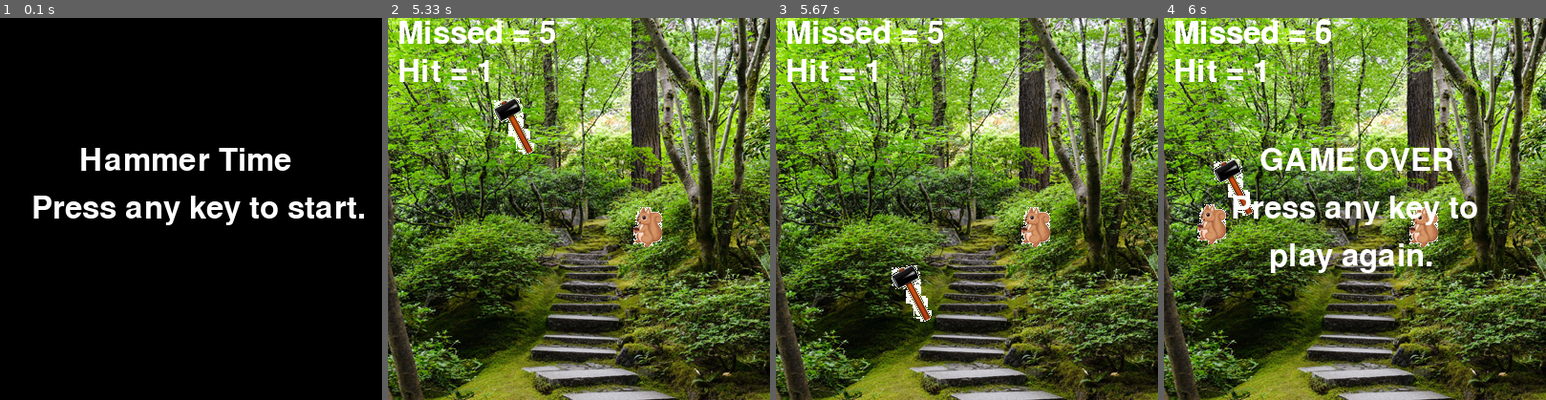
Above: before the commit, frames 1-4 (left to right).
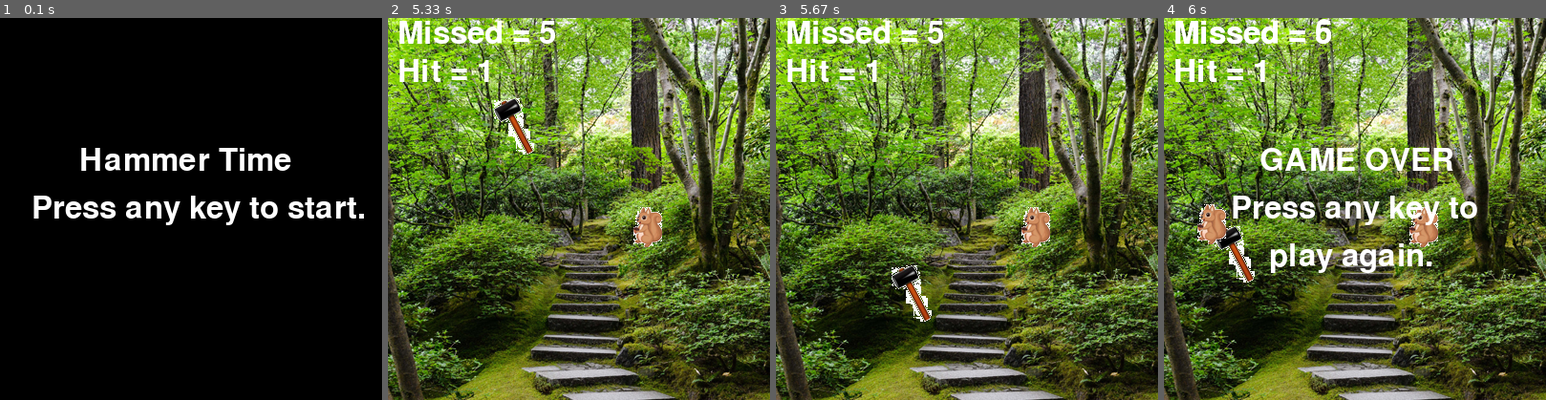
Above: after the commit, the same moments.

Repository: ihrom/HammerTimePygame
Game: pygame game, started from hammertime.py
Same seed, same stepped clock (60 frames per second), same inputs: the game is played once before the commit and once after it.
Inputs (mouse positions are in pixels of both pictures, inside the frame that each line leads up to):
- Up to frame 1 (0.1 s): no input
- Up to frame 2 (5.33 s): tap Enter at 0.33 s; press the mouse at (624, 243) at 0.7 s; move the mouse to (548, 155) at 0.8 s; release the mouse at (479, 67) at 0.93 s; click (456, 254) at 1.05 s; press the mouse at (456, 254) at 1.37 s; move the mouse to (579, 224) at 1.47 s; release the mouse at (697, 201) at 1.6 s; press the mouse at (456, 254) at 1.7 s; move the mouse to (559, 186) at 1.8 s; release the mouse at (663, 117) at 1.93 s; press the mouse at (456, 254) at 2.03 s; move the mouse to (449, 186) at 2.13 s; release the mouse at (437, 117) at 2.27 s; press the mouse at (456, 254) at 2.37 s; move the mouse to (510, 296) at 2.47 s; release the mouse at (563, 342) at 2.6 s; press the mouse at (456, 254) at 2.7 s; move the mouse to (533, 220) at 2.8 s; release the mouse at (609, 186) at 2.93 s; press the mouse at (456, 254) at 3.03 s; move the mouse to (525, 281) at 3.13 s; release the mouse at (594, 312) at 3.27 s; press the mouse at (456, 254) at 3.37 s; move the mouse to (510, 205) at 3.47 s; release the mouse at (563, 159) at 3.6 s; press the mouse at (456, 254) at 3.7 s; move the mouse to (498, 163) at 3.8 s; release the mouse at (540, 75) at 3.93 s; press the mouse at (456, 254) at 4.03 s; move the mouse to (456, 251) at 4.13 s; release the mouse at (456, 247) at 4.27 s; press the mouse at (456, 254) at 4.37 s; move the mouse to (548, 231) at 4.47 s; release the mouse at (636, 209) at 4.6 s; press the mouse at (456, 254) at 4.7 s; move the mouse to (536, 273) at 4.8 s; release the mouse at (617, 296) at 4.93 s; press the mouse at (456, 254) at 5.03 s; move the mouse to (487, 189) at 5.13 s; release the mouse at (514, 124) at 5.27 s
- Up to frame 3 (5.67 s): press the mouse at (844, 254) at 5.37 s; move the mouse to (879, 273) at 5.47 s; release the mouse at (909, 293) at 5.6 s
- Up to frame 4 (6 s): press the mouse at (1232, 254) at 5.7 s; move the mouse to (1232, 186) at 5.8 s; release the mouse at (1232, 121) at 5.93 s

Frames 1-3 are identical in both runs. In frame 4, 1.2% of the frame differs, in the area x 13-24%, y 37-70%.

Commit message:
Added comments and cleaned up code

Diff:
--- a/hammertime.py
+++ b/hammertime.py
@@ -1,15 +1,52 @@
-# Hammer Time
-# by Ivan Hromada and Derek Uskert
+######################################
+########   Hammer Time   #############
+## by Ivan Hromada and Derek Uskert ##
+######################################
 
+#Import standard libraries
 import pygame, sys, random
+#Import constants like KEYDOWN, MOUSEMOTION, etc.
 from pygame.locals import *
 
+#Set some game constants
 TEXTCOLOR = (255,255,255)
 GAMEFPS = 30
-GAMEWINDOW = (400,400)   #Must be same size as background image.
 
+#Always need to initialize pygame
 pygame.init()
 
+#Prepare game window variable and caption
+gameSurface = pygame.display.set_mode((400,400))
+pygame.display.set_caption('Hammer Time')
+
+#Hide mouse over screen
+pygame.mouse.set_visible(False)
+
+#Initialize game speed variable(FPS)
+#Initialize random clock variable
+gameClock = pygame.time.Clock()
+randomClock = pygame.time.Clock()
+
+#Want to prepare the sound files here.
+
+
+#Set location of background image and text
+background_position = [0,0]
+gametitle_position = [(400/3)-50,(400/3)]
+gamestart_position = [(400/3)-100,(400/3)+50]
+
+#Load images and properties
+hammerImage = pygame.image.load('hammer1.png')
+hammerImage.set_colorkey((255,255,255))
+hammerRect = hammerImage.get_rect()
+squirrelImage = pygame.image.load('squirrel.png')
+squirrelImage.set_colorkey((255,255,255))
+squirrelRect = squirrelImage.get_rect()
+#Background image must be same size as window
+backgroundImage = pygame.image.load('forest1.png')
+
+#Define function to start game with KEYDOWN
+#Exits game if esc or close is chosen
 def presstostart():
     while True:
         for event in pygame.event.get():
@@ -22,79 +59,62 @@
                     sys.exit()
                 return
 
+#Initialize game font
+gamefont = pygame.font.SysFont(None, 48)
+
+#Put title and text on game window
+gametitleobj = gamefont.render('Hammer Time', 1, TEXTCOLOR)
+gameSurface.blit(gametitleobj, gametitle_position)
+gamestartobj = gamefont.render('Press any key to start.', 1, TEXTCOLOR)
+gameSurface.blit(gamestartobj, gamestart_position)
+
+#Display window on screen
+pygame.display.update()
+
+presstostart()
+
+#Define main game loop
 def main():
-    gameClock = pygame.time.Clock()
-    randomClock = pygame.time.Clock()
+    done = False
 
-    hammerImage = pygame.image.load('hammer1.png')
-    hammerImage.set_colorkey((255,255,255))
-    hammerRect = hammerImage.get_rect()
-    squirrelImage = pygame.image.load('squirrel.png')
-    squirrelImage.set_colorkey((255,255,255))
-    squirrelRect = squirrelImage.get_rect()
-    forestImage = pygame.image.load('forest1.png')
-    forestRect = forestImage.get_rect()
-
-    gameSurface = pygame.display.set_mode(GAMEWINDOW)
-    pygame.display.set_caption('Hammer Time')
-    pygame.mouse.set_visible(False)
-
-    gamefont = pygame.font.SysFont(None, 48)
-
-    gametitleobj = gamefont.render('Hammer Time', 1, TEXTCOLOR)
-    gametitlerect = gametitleobj.get_rect()
-    gametitlerect.topleft = ((GAMEWINDOW[0]/3)-50, (GAMEWINDOW[1]/3))
-    gameSurface.blit(gametitleobj, gametitlerect)
-
-    gamestartobj = gamefont.render('Press any key to start.',1, TEXTCOLOR)
-    gamestartrect = gamestartobj.get_rect()
-    gamestartrect.topleft = ((GAMEWINDOW[0]/3)-100, (GAMEWINDOW[1]/3)+50)
-    gameSurface.blit(gamestartobj, gamestartrect)
-
-    pygame.display.update()
-    presstostart()
-
-    while True:
+    while not done:
         missedsquirrels = 0
         hitsquirrels = 0
-        hammerRect.topleft = (GAMEWINDOW[0]/2, GAMEWINDOW[1]/2)
-        squirrelRect.topleft = (random.randint(0, GAMEWINDOW[0]-40), random.randint(0,GAMEWINDOW[1]-40))
-        moveLeft = moveRight = moveUp = moveDown = False
+
+        hammerRect.topleft = (400/2, 400/2)
+        squirrelRect.topleft = (random.randint(0, 400-40), random.randint(0,400-40))
         randomTime = random.randint(2000,3000)
         randomTimer = 0
 
-        while True:
-            gameClock.tick(GAMEFPS)
+        while not done:
             swing = 0
-
-            forestRect.topleft = (0,0)
-            gameSurface.blit(forestImage, forestRect)
+            gameSurface.blit(backgroundImage, background_position)
 
             for event in pygame.event.get():
                 if event.type == QUIT:
-                    pygame.quit()
-                    sys.exit()
-                if event.type == KEYDOWN:
-                    if event.key == K_ESCAPE:
-                        pygame.quit()
-                        sys.exit()
+                    done = True
+                if event.type == KEYDOWN and event.key == K_ESCAPE:
+                    done = True
 
                 if event.type == MOUSEMOTION:
                     hammerRect.move_ip(event.pos[0] - hammerRect.centerx, event.pos[1] - hammerRect.centery)
                 if event.type == MOUSEBUTTONDOWN:
                     swing = event.button
 
+            #### Here is another way to control player with mouse:
+            #### Get the current mouse position. This returns the position as a list of two numbers.
+            #player_position = pygame.mouse.get_pos()
+            #x = player_position[0]
+            #y = player_position[1]
+            #screen.blit(player_image, [x, y])
+
             pygame.mouse.set_pos(hammerRect.centerx, hammerRect.centery)
 
             gamescoremissedobj = gamefont.render('Missed = %s' % (missedsquirrels), 1, TEXTCOLOR)
-            gamescoremissedrect = gamescoremissedobj.get_rect()
-            gamescoremissedrect.topleft = (10,0)
-            gameSurface.blit(gamescoremissedobj, gamescoremissedrect)
+            gameSurface.blit(gamescoremissedobj, (10,0))
 
             gamescorehitobj = gamefont.render('Hit = %s' % (hitsquirrels), 1, TEXTCOLOR)
-            gamescorehitrect = gamescorehitobj.get_rect()
-            gamescorehitrect.topleft = (10,40)
-            gameSurface.blit(gamescorehitobj, gamescorehitrect)
+            gameSurface.blit(gamescorehitobj, (10,40))
 
             gameSurface.blit(hammerImage, hammerRect)
             gameSurface.blit(squirrelImage, squirrelRect)
@@ -103,7 +123,7 @@
 
             if hammerRect.colliderect(squirrelRect) and swing == 1:
                 hitsquirrels += 1
-                squirrelRect.topleft = (random.randint(0, GAMEWINDOW[0]-40), random.randint(0,GAMEWINDOW[1]-40))
+                squirrelRect.topleft = (random.randint(0,400-40), random.randint(0,400-40))
                 randomTimer = 0
                 randomTime = random.randint(500,1000)
                 gameSurface.blit(squirrelImage, squirrelRect)
@@ -111,7 +131,7 @@
 
             if randomTimer > randomTime:
                 missedsquirrels += 1
-                squirrelRect.topleft = (random.randint(0, GAMEWINDOW[0]-40), random.randint(0,GAMEWINDOW[1]-40))
+                squirrelRect.topleft = (random.randint(0,400-40), random.randint(0,400-40))
                 randomTimer = 0
                 randomTime = random.randint(500,1000)
                 gameSurface.blit(squirrelImage, squirrelRect)
@@ -121,35 +141,30 @@
                 break
 
             randomTimer += randomClock.tick()
+            gameClock.tick(GAMEFPS)
 
 
         gamescoremissedobj = gamefont.render('Missed = %s' % (missedsquirrels), 1, TEXTCOLOR)
-        gamescoremissedrect = gamescoremissedobj.get_rect()
-        gamescoremissedrect.topleft = (10,0)
-        gameSurface.blit(gamescoremissedobj, gamescoremissedrect)
+        gameSurface.blit(gamescoremissedobj, (10,0))
 
         gamescorehitobj = gamefont.render('Hit = %s' % (hitsquirrels), 1, TEXTCOLOR)
-        gamescorehitrect = gamescorehitobj.get_rect()
-        gamescorehitrect.topleft = (10,40)
-        gameSurface.blit(gamescorehitobj, gamescorehitrect)
+        gameSurface.blit(gamescorehitobj, (10,40))
 
         gameoverobj = gamefont.render('GAME OVER', 1, TEXTCOLOR)
-        gameoverrect = gametitleobj.get_rect()
-        gameoverrect.topleft = ((GAMEWINDOW[0]/4), (GAMEWINDOW[1]/3))
-        gameSurface.blit(gameoverobj, gameoverrect)
+        gameSurface.blit(gameoverobj, ((400/4), (400/3)))
 
         gamenewobj = gamefont.render('Press any key to',1, TEXTCOLOR)
-        gamenewrect = gamestartobj.get_rect()
-        gamenewrect.topleft = ((GAMEWINDOW[0]/4)-30, (GAMEWINDOW[1]/3)+50)
-        gameSurface.blit(gamenewobj, gamenewrect)
+        gameSurface.blit(gamenewobj, ((400/4)-30, (400/3)+50))
 
         gamenewobj = gamefont.render('play again.',1, TEXTCOLOR)
-        gamenewrect = gamestartobj.get_rect()
-        gamenewrect.topleft = ((GAMEWINDOW[0]/4)+10, (GAMEWINDOW[1]/3)+100)
-        gameSurface.blit(gamenewobj, gamenewrect)
+        gameSurface.blit(gamenewobj, ((400/4)+10, (400/3)+100))
 
         pygame.display.flip()
         presstostart()
 
+#Run game loop
 if __name__ == "__main__":
     main()
+
+pygame.quit()
+sys.exit()
